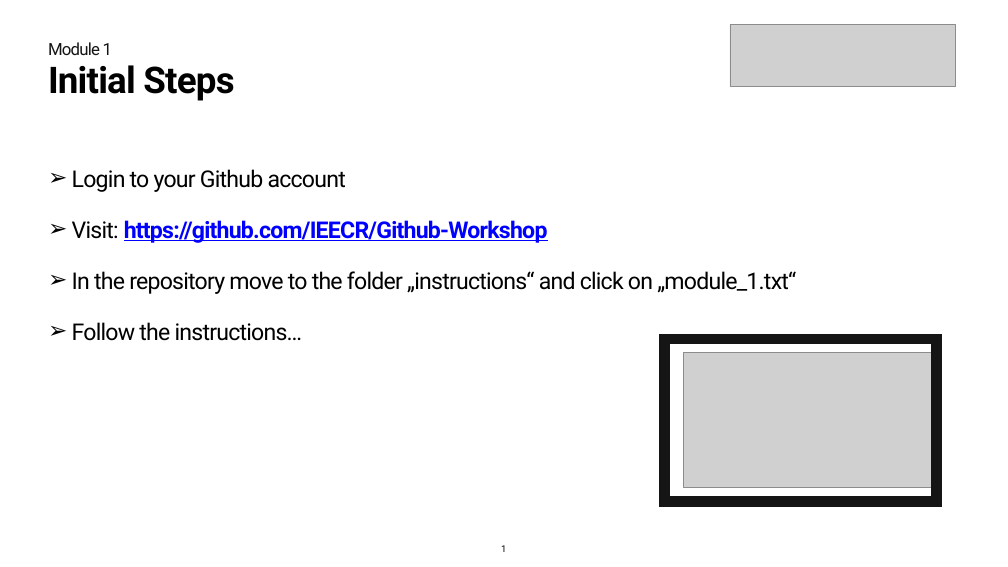
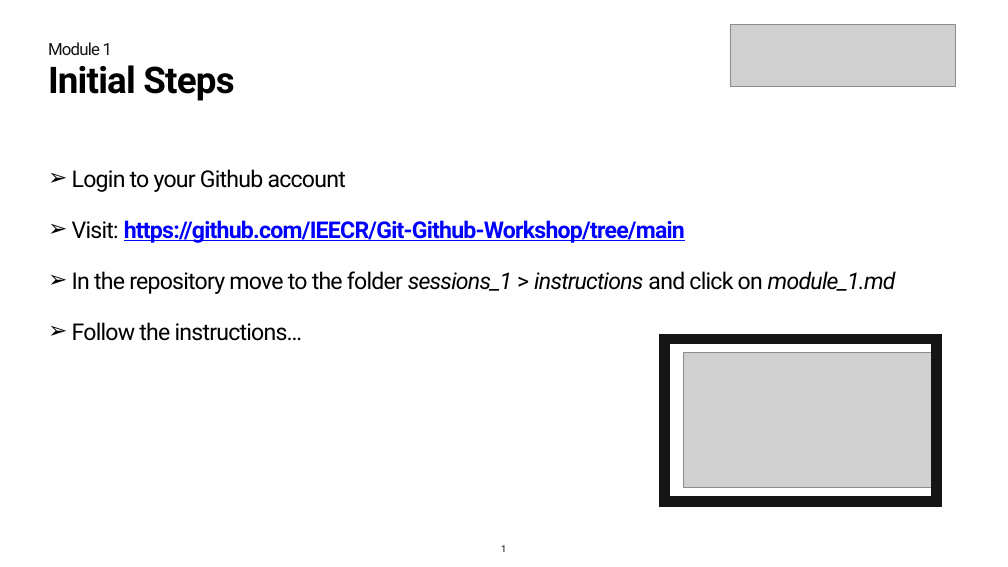
Before and after one commit to IEECR/Git-Github-Workshop, a slide deck: slide 1 of session_1/slides/slides_module_1.pptx. Drawn at 1008x567 pixels with LibreOffice and Linux fonts; fonts in the diff are those of the drawing; grey boxes stand for pictures. Boxes give left, top, right and bottom in pixels: in the first picture for what was removed or moved away, otherwise in the second. Text is boxed around its words. In the diff, an @@ line names an element or a change of style, - is before the commit and + after.

Commit message:
fix: small errors Readme slides_module_1

```diff
--- a/session_1/slides/slides_module_1.pptx
+++ b/session_1/slides/slides_module_1.pptx
@@ text at box(72, 220, 896, 294): text changed @@
-➢ Visit: https://github.com/IEECR/Github-Workshop
-➢ In the repository move to the folder „instructions“ and click on „module_1.txt“
+➢ Visit: https://github.com/IEECR/Git-Github-Workshop/tree/main
+➢ In the repository move to the folder sessions_1 > instructions and click on module_1.md
```
Also in this commit, not shown: 1 other file.
